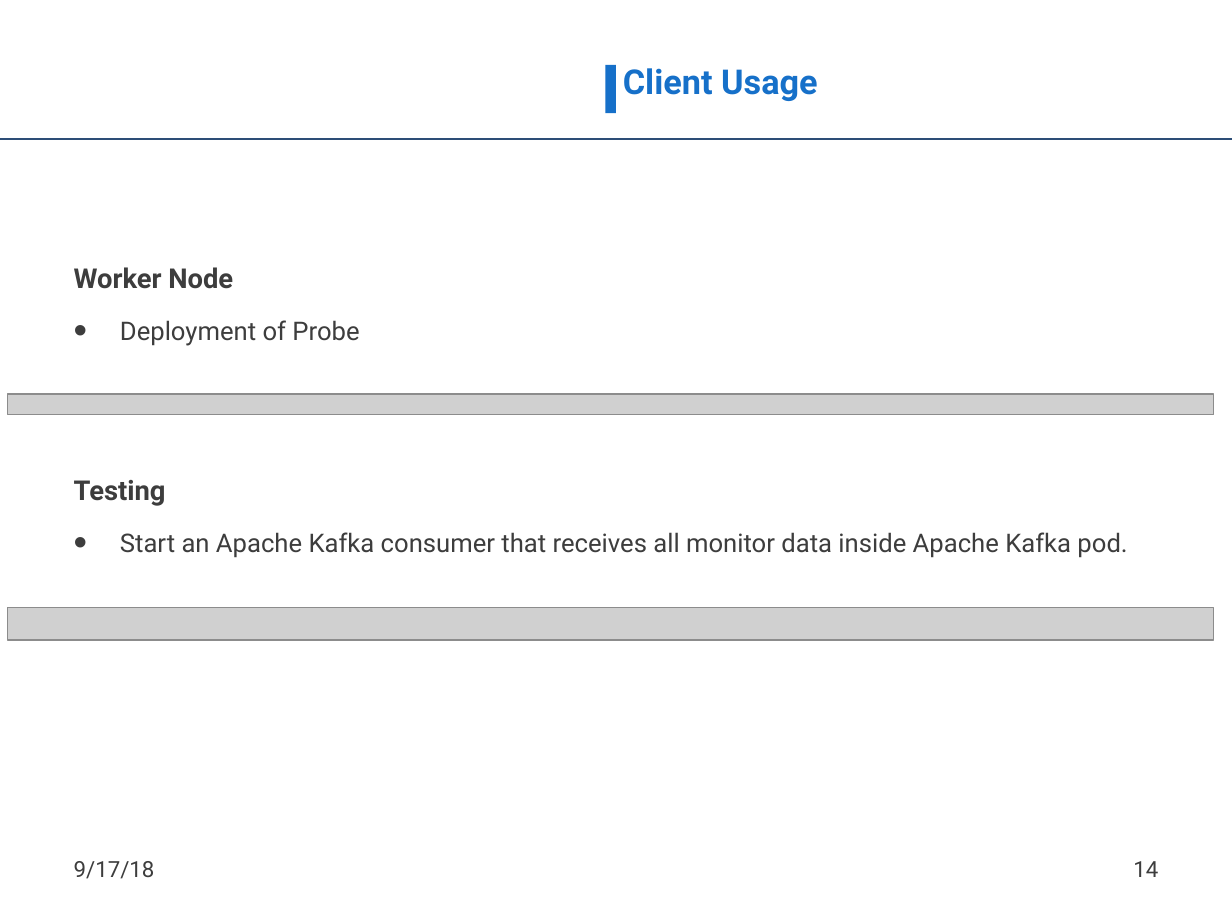
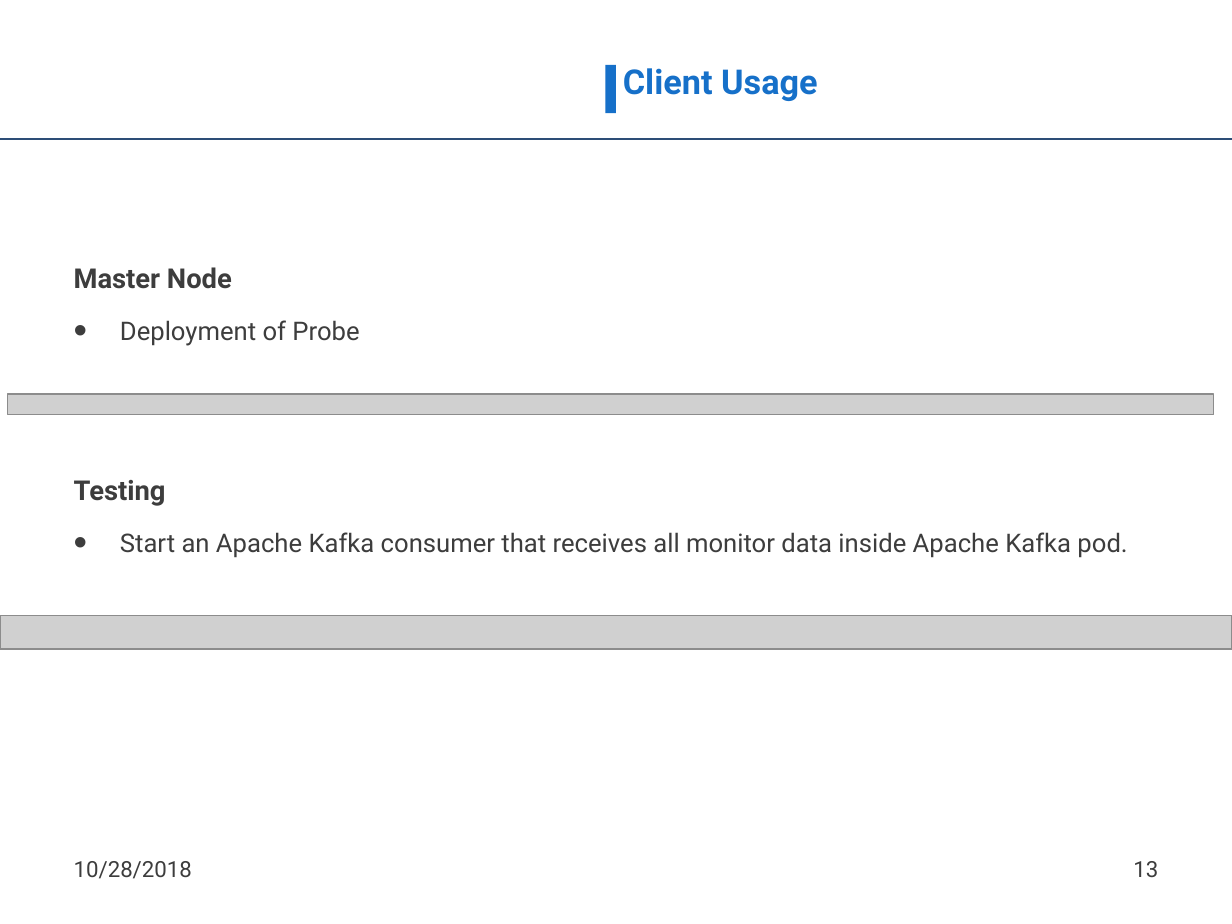
Before and after one commit to nmsa/tma-framework, a slide deck: slide 13 of documents/ATMOSPHERE_TMA_Framework_usage.pptx (slide 14 before the commit). Drawn at 1232x924 pixels with LibreOffice and Linux fonts; fonts in the diff are those of the drawing; grey boxes stand for pictures; background and template pictures are left out. Boxes give left, top, right and bottom in pixels: in the first picture for what was removed or moved away, otherwise in the second. Text is boxed around its words. In the diff, an @@ line names an element or a change of style, - is before the commit and + after.

```diff
--- a/documents/ATMOSPHERE_TMA_Framework_usage.pptx
+++ b/documents/ATMOSPHERE_TMA_Framework_usage.pptx
@@ text at box(74, 267, 232, 289): text changed @@
-Worker Node
+Master Node
@@ picture: place and size @@
-picture at box(7, 607, 1214, 639)
+picture at box(0, 615, 1232, 649)
@@ text at box(74, 861, 192, 879): text changed @@
-9/17/18
+10/28/2018
@@ page number at box(1133, 861, 1158, 877): text changed @@
-14
+13
```
Also in this commit, not shown: 31 other slides changed, 1 slide removed.
